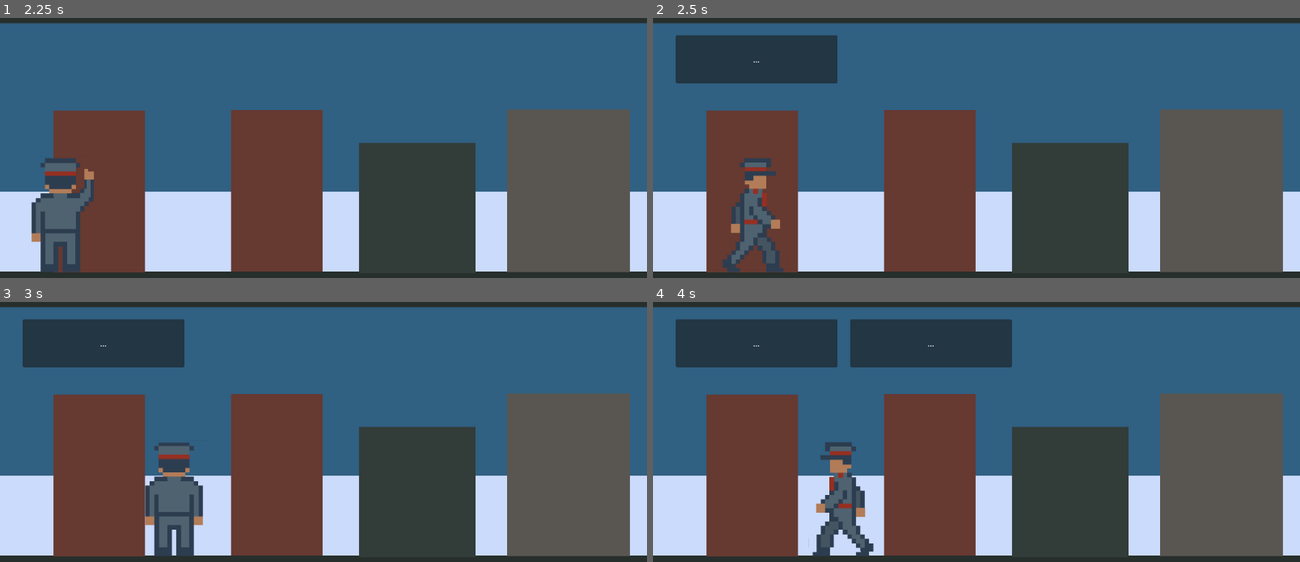
Above: before the commit, frames 1-4 (two rows, left to right).
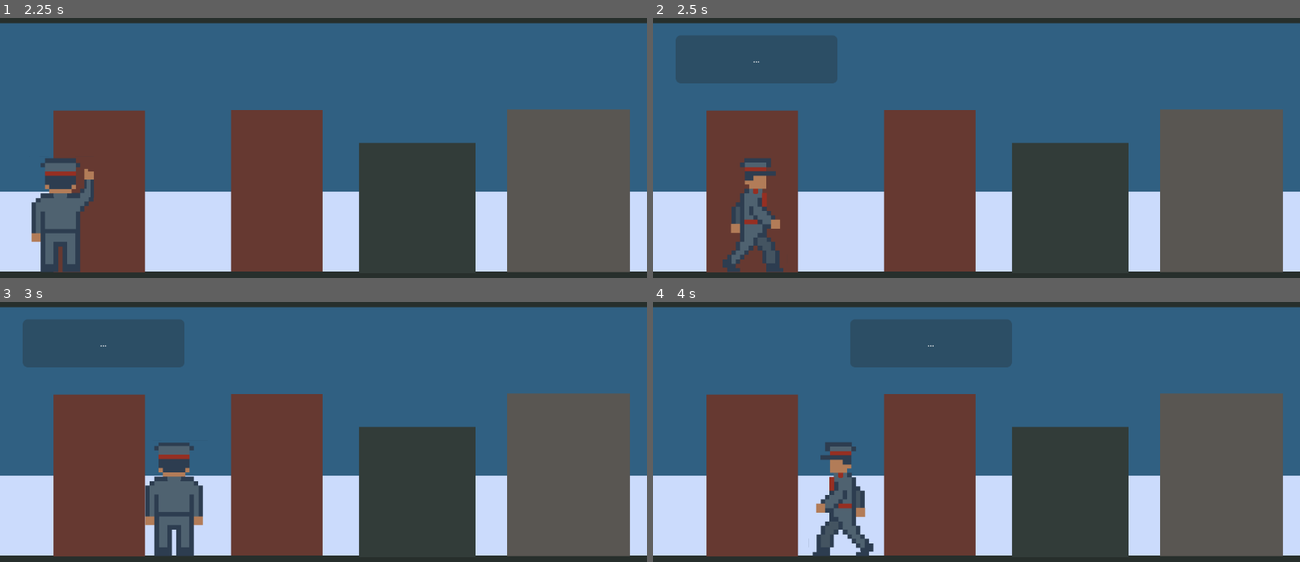
Above: after the commit, the same moments.

Repository: JoshuaWe1t/protocol-41
Game: Godot game, scene res://src/levels/sand_box/sand_box.tscn
Same seed, same stepped clock (60 frames per second), same inputs: the game is played once before the commit and once after it.
Inputs:
- Up to frame 1 (2.25 s): tap Enter at 0.5 s; hold D (forward) 0.53-1.28 s; tap E (interact) at 0.6, 1.35, 2.1 s; hold A (backward) 1.28-2.03 s; hold D (forward) from 2.03 s (still down)
- Up to frame 2 (2.5 s): keep holding D (forward)
- Up to frame 3 (3 s): keep holding D (forward); tap E (interact) at 2.85 s
- Up to frame 4 (4 s): release D (forward) at 3.53 s; hold A (backward) from 3.53 s (still down); tap E (interact) at 3.6 s

Frame 1 is identical in both runs. In frame 2, 4.6% of the frame differs, in the area x 3-29%, y 6-26%; in frame 3, 4.6%; in frame 4, 9.2%, in the area x 3-56%, y 6-26%.

Commit message:
feat(dialogue_box): Добавь стиль для диалоговых окон
-- Добавлены цветные фоны
-- Добавлены скгругления диалоговых рамок

Diff:
--- a/src/core/dialogue_box/dialogue_box.gd
+++ b/src/core/dialogue_box/dialogue_box.gd
@@ -8,7 +8,7 @@
 	timer.timeout.connect(_on_timer_timeout)
 
 	# Можно задать таймеру время жизни по умолчанию, например 3 секунды
-	timer.wait_time = 3.0
+	timer.wait_time = 1.5
 	timer.one_shot = true
 
 # Функция для приёма данных извне при спавне
--- a/src/core/dialogue_box/dialogue_box.tscn
+++ b/src/core/dialogue_box/dialogue_box.tscn
@@ -1,11 +1,19 @@
-[gd_scene load_steps=2 format=3 uid="uid://7q0gmfnefpdx"]
+[gd_scene load_steps=3 format=3 uid="uid://7q0gmfnefpdx"]
 
 [ext_resource type="Script" uid="uid://bvuab46ce0dca" path="res://src/core/dialogue_box/dialogue_box.gd" id="1_a6v5q"]
+
+[sub_resource type="StyleBoxFlat" id="StyleBoxFlat_a6v5q"]
+bg_color = Color(0.14406255, 0.14406255, 0.14406249, 0.30980393)
+corner_radius_top_left = 10
+corner_radius_top_right = 10
+corner_radius_bottom_right = 10
+corner_radius_bottom_left = 10
 
 [node name="DialogueBox" type="PanelContainer"]
 z_index = 2
 offset_right = 320.0
 offset_bottom = 95.0
+theme_override_styles/panel = SubResource("StyleBoxFlat_a6v5q")
 script = ExtResource("1_a6v5q")
 
 [node name="MarginContainer" type="MarginContainer" parent="."]
--- a/src/gameplay/player/player.tscn
+++ b/src/gameplay/player/player.tscn
@@ -39,6 +39,21 @@
 "values": [5]
 }
 
+[sub_resource type="Animation" id="Animation_d3trc"]
+resource_name = "knock"
+tracks/0/type = "value"
+tracks/0/imported = false
+tracks/0/enabled = true
+tracks/0/path = NodePath("Sprite2D:frame")
+tracks/0/interp = 1
+tracks/0/loop_wrap = true
+tracks/0/keys = {
+"times": PackedFloat32Array(0.03333336, 0.26666668, 0.5, 0.76666665),
+"transitions": PackedFloat32Array(1, 1, 1, 1),
+"update": 1,
+"values": [6, 7, 6, 7]
+}
+
 [sub_resource type="Animation" id="Animation_uia4o"]
 resource_name = "walk"
 tracks/0/type = "value"
@@ -54,21 +69,6 @@
 "values": [0, 1, 2, 3, 4]
 }
 
-[sub_resource type="Animation" id="Animation_d3trc"]
-resource_name = "knock"
-tracks/0/type = "value"
-tracks/0/imported = false
-tracks/0/enabled = true
-tracks/0/path = NodePath("Sprite2D:frame")
-tracks/0/interp = 1
-tracks/0/loop_wrap = true
-tracks/0/keys = {
-"times": PackedFloat32Array(0.03333336, 0.26666668, 0.5, 0.76666665),
-"transitions": PackedFloat32Array(1, 1, 1, 1),
-"update": 1,
-"values": [6, 7, 6, 7]
-}
-
 [sub_resource type="AnimationLibrary" id="AnimationLibrary_rdc6l"]
 _data = {
 &"RESET": SubResource("Animation_kjyqo"),
@@ -76,6 +76,13 @@
 &"knock": SubResource("Animation_d3trc"),
 &"walk": SubResource("Animation_uia4o")
 }
+
+[sub_resource type="StyleBoxFlat" id="StyleBoxFlat_d3trc"]
+bg_color = Color(0.20871013, 0.20871016, 0.20871004, 0.7607843)
+corner_radius_top_left = 10
+corner_radius_top_right = 3
+corner_radius_bottom_right = 10
+corner_radius_bottom_left = 3
 
 [node name="Player" type="CharacterBody2D"]
 script = ExtResource("1_d3trc")
@@ -123,6 +130,7 @@
 offset_right = 50.0
 offset_bottom = -131.0
 grow_horizontal = 2
+theme_override_styles/panel = SubResource("StyleBoxFlat_d3trc")
 
 [node name="DialogueBox" type="Label" parent="DialogueBox"]
 layout_mode = 2
Not shown: 1 places in src/gameplay/player/player.tscn that only renumber resources
